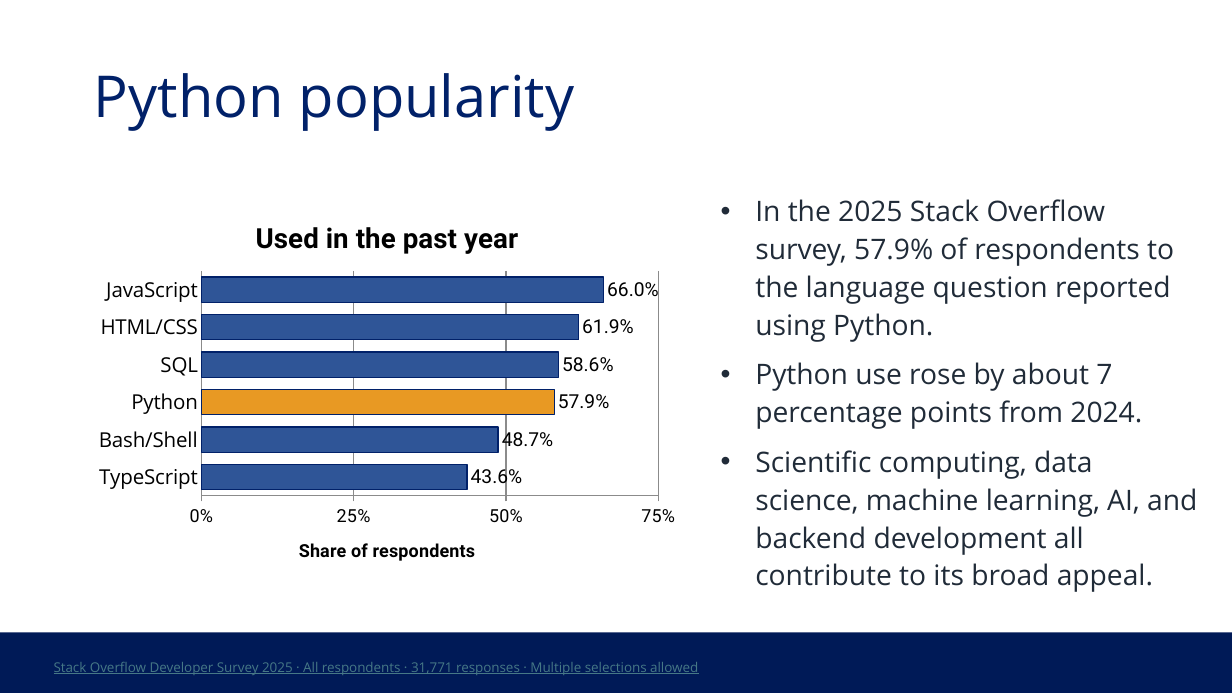
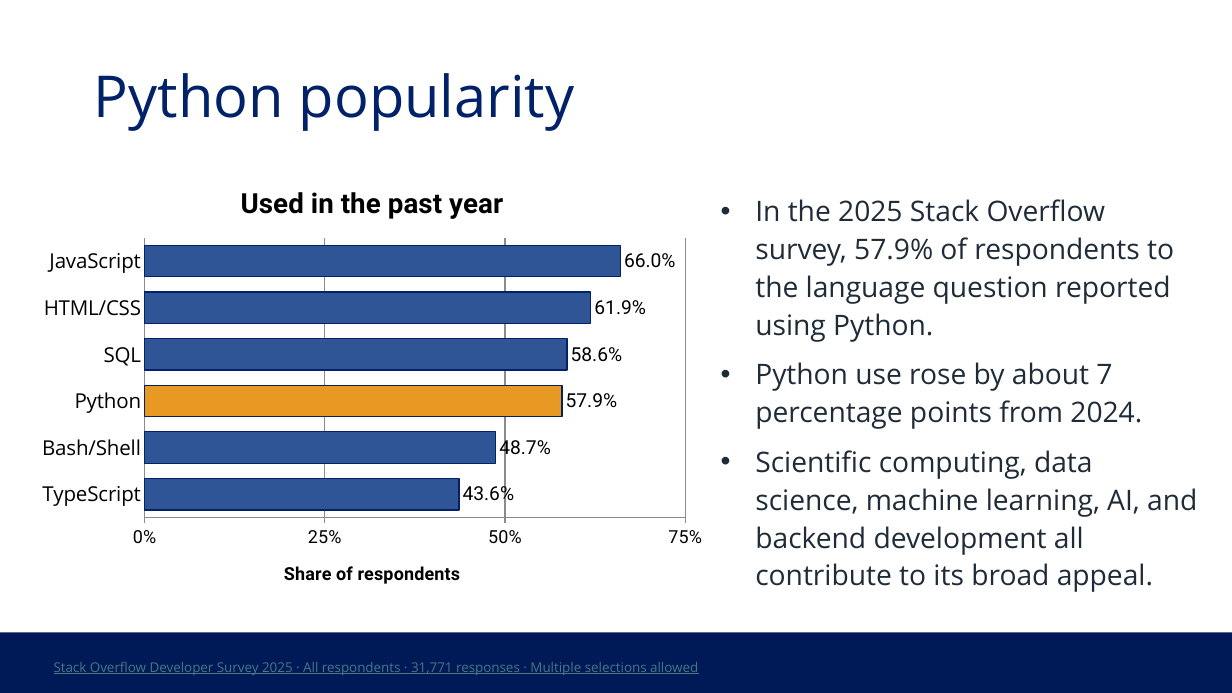
Before and after one commit to janash/roots-python-stem, a slide deck: slide 4 of presentations/python_for_stem_intro.pptx. Drawn at 1232x693 pixels with LibreOffice and Linux fonts; fonts in the diff are those of the drawing; background and template pictures are left out. Boxes give left, top, right and bottom in pixels: in the first picture for what was removed or moved away, otherwise in the second. Text is boxed around its words. In the diff, an @@ line names an element or a change of style, - is before the commit and + after.

Commit message:
update presentation

```diff
--- a/presentations/python_for_stem_intro.pptx
+++ b/presentations/python_for_stem_intro.pptx
@@ bar chart: place and size @@
-bar chart at box(87, 201, 688, 583)
+bar chart at box(29, 166, 716, 606)
```
Also in this commit, not shown: 1 other slide changed, 1 slide added.
